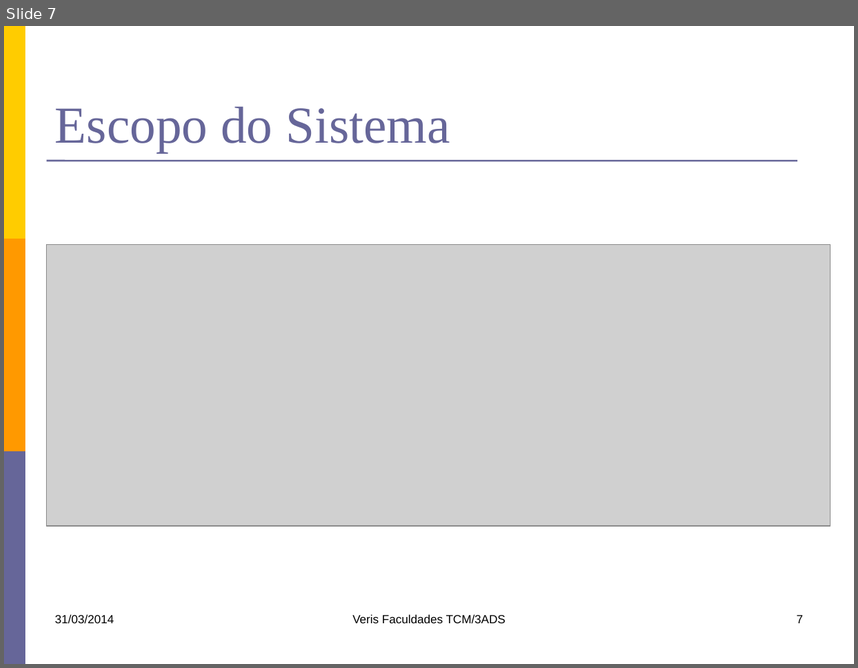
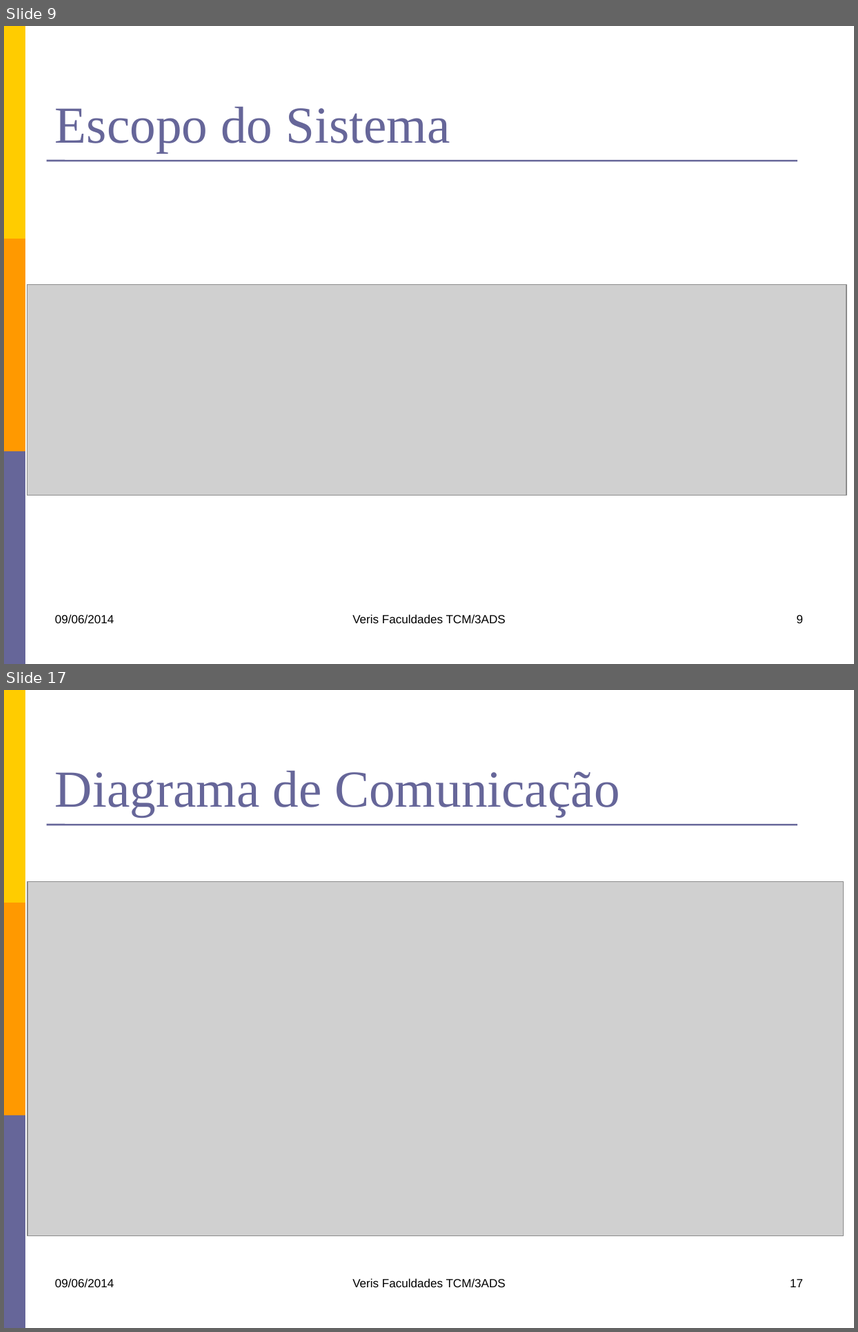
Before and after one commit to kokmz/TCCHUE, a slide deck: documentacao/G4_Apresentacao1sem2014.pptx. Shown one above the other, each under a label of ours: slide 7 before the commit, slides 9 and 17 after it; the slides between them are not shown. The pictures are 858x668 and 858x1332 pixels, drawn with LibreOffice and Linux fonts; fonts in the diff are those of the drawing; grey boxes stand for pictures. Boxes give left, top, right and bottom in pixels: in the first picture for what was removed or moved away, otherwise in the second. Text is boxed around its words. In the diff, an @@ line names an element or a change of style, - is before the commit and + after.

Commit message:
Atualização do slide de apresentação, atendendo o Roteiro de apresentação Final proposto.
IMPORTANTE >>> Alguns diagramas de classe foram modificados(apenas no visual) para dar uma melhor visibilidade nos slides. Resolvemos quebrar os diagramas de classe e de comunicação em partes para dar um melhor entendimento e facilitar a leitura na hora da apresentação.

```diff
--- a/documentacao/G4_Apresentacao1sem2014.pptx
+++ b/documentacao/G4_Apresentacao1sem2014.pptx
@@ slide 17 added at bbox=[4, 690, 854, 1328], background #FFFFFF; not listed: 4 template elements that a slide beside it also shows @@
@@ title added at bbox=[55, 771, 620, 817], 44 pt, text #666699 @@
+Diagrama de Comunicação
@@ picture added at bbox=[27, 881, 844, 1236] @@
@@ text added at bbox=[55, 1278, 114, 1288], 10 pt, text #000000 @@
+09/06/2014
@@ text added at bbox=[352, 1278, 506, 1287], 10 pt, text #000000 @@
+Veris Faculdades TCM/3ADS
@@ page number added at bbox=[790, 1279, 803, 1287], 10 pt, text #000000 @@
+17
@@ what was slide 7 is now slide 9 @@
@@ slide 9 changed as well @@
@@ picture: place and size @@
-picture at bbox=[47, 245, 831, 526]
+picture at bbox=[27, 285, 847, 495]
@@ text at bbox=[55, 614, 114, 624]: text changed @@
-31/03/2014
+09/06/2014
@@ page number at bbox=[797, 615, 804, 623]: text changed @@
-7
+9
```
Also in this commit, not shown: 7 other slides changed, 23 other slides added.
